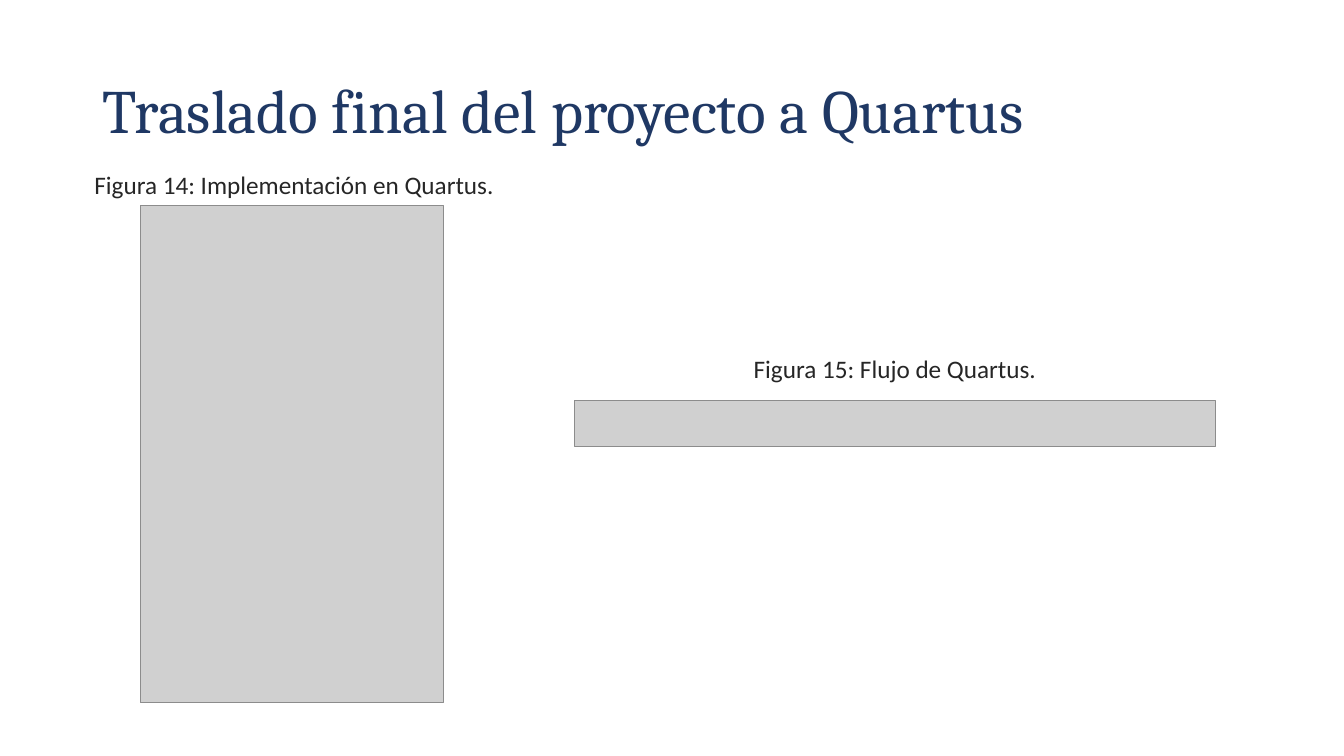
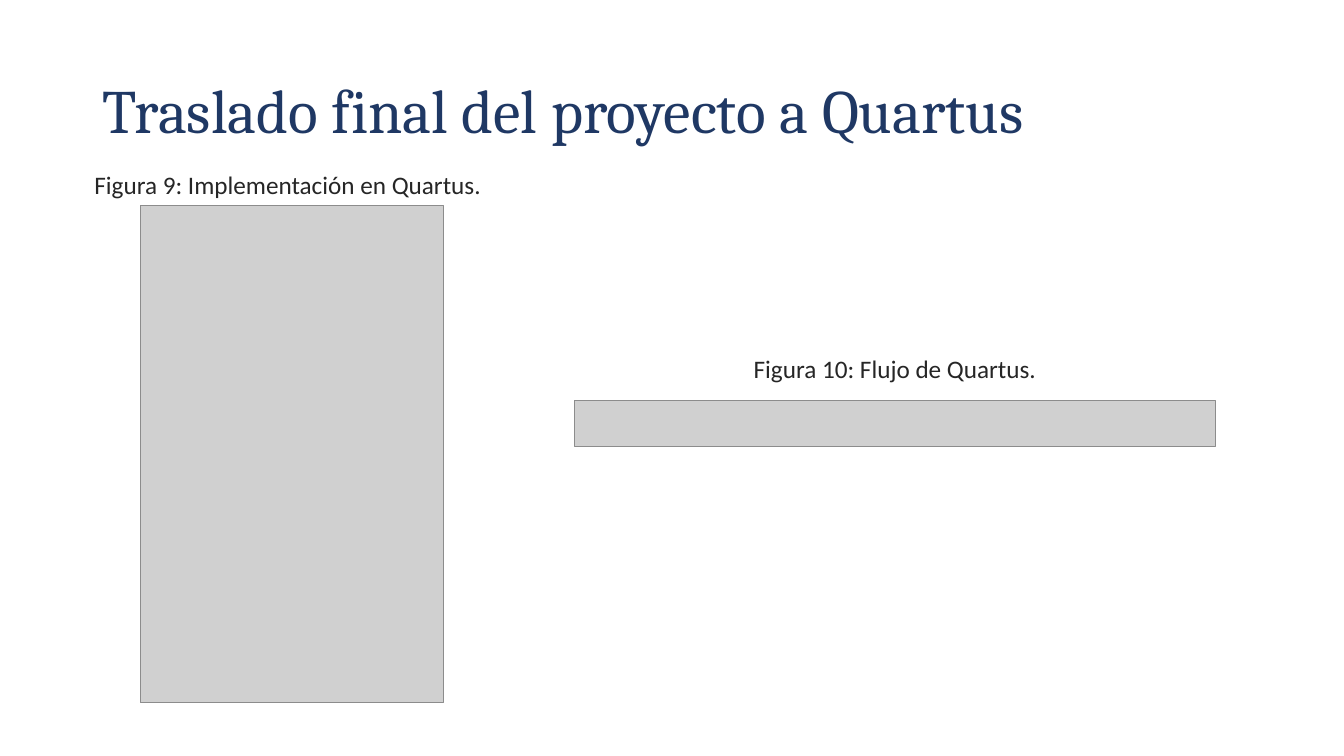
Before and after one commit to Lsandiquesada/TFG_Luis_Diego, a slide deck: slide 11 of Implementacion prueba de concepto FPGA Final.pptx (slide 9 before the commit). Drawn at 1344x756 pixels with LibreOffice and Linux fonts; fonts in the diff are those of the drawing; grey boxes stand for pictures. Boxes give left, top, right and bottom in pixels: in the first picture for what was removed or moved away, otherwise in the second. Text is boxed around its words. In the diff, an @@ line names an element or a change of style, - is before the commit and + after.

```diff
--- a/Implementacion prueba de concepto FPGA Final.pptx
+++ b/Implementacion prueba de concepto FPGA Final.pptx
@@ text at [94, 176, 481, 199]: text changed @@
-Figura 14: Implementación en Quartus.
+Figura 9: Implementación en Quartus.
@@ text at [754, 360, 1036, 383]: text changed @@
-Figura 15: Flujo de Quartus.
+Figura 10: Flujo de Quartus.
```
Also in this commit, not shown: 4 other slides changed, 7 slides added, 3 slides removed.
